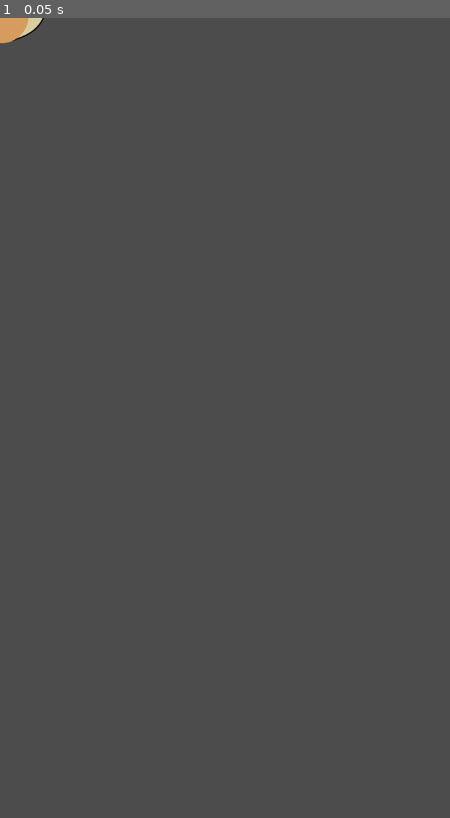
Above: before the commit, frame 1.
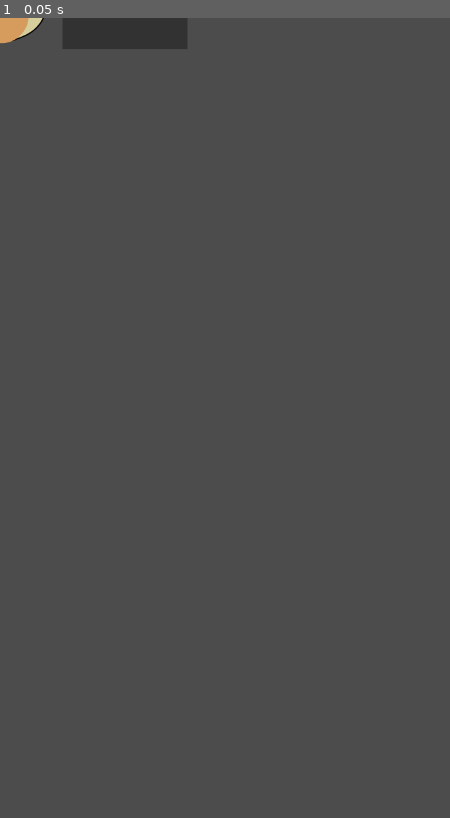
Above: after the commit, the same moment.

Repository: algch/bricks
Game: Godot game, scene res://player/player.tscn
Two runs of this game, one before a commit and one after it. Both use one fixed random seed, a clock stepped at 60 frames per second and the inputs below. This scene is started directly instead of the project's main scene.
Inputs:
- Up to frame 1 (0.05 s): no input

The runs differ from the first frame. In frame 1, 1.1% of the frame differs, in the area x 14-42%, y 0-4%.
Error before the commit: Parse Error: The method "pritn" isn't declared in the current class. (res://player/player.gd:13)
Error after the commit: Invalid get index 'is_player_turn' (on base: 'null instance'). (res://player/player.gd:52)

Commit message:
wip

Diff:
--- a/player/player.gd
+++ b/player/player.gd
@@ -10,11 +10,11 @@
 	is_player = player
 
 func _on_base_created():
-	pritn('base created')
+	print('base created')
 	bases += 1
 
 func _on_base_destroyed():
-	pritn('base destroyed')
+	print('base destroyed')
 	bases -= 1
 	if bases <= 0:
 		print('game over')
--- a/player/player.tscn
+++ b/player/player.tscn
@@ -29,14 +29,14 @@
 
 [sub_resource type="SpriteFrames" id=1]
 animations = [ {
+"frames": [ ExtResource( 22 ), ExtResource( 23 ), ExtResource( 20 ), ExtResource( 24 ), ExtResource( 3 ), ExtResource( 4 ), ExtResource( 5 ), ExtResource( 6 ), ExtResource( 7 ), ExtResource( 21 ), ExtResource( 9 ), ExtResource( 8 ), ExtResource( 10 ), ExtResource( 12 ), ExtResource( 11 ), ExtResource( 13 ) ],
+"loop": true,
+"name": "aim",
+"speed": 24.0
+}, {
 "frames": [ ExtResource( 15 ), ExtResource( 14 ), ExtResource( 1 ), ExtResource( 2 ), ExtResource( 16 ), ExtResource( 18 ), ExtResource( 17 ), ExtResource( 19 ) ],
 "loop": true,
 "name": "shoot",
-"speed": 24.0
-}, {
-"frames": [ ExtResource( 22 ), ExtResource( 23 ), ExtResource( 20 ), ExtResource( 24 ), ExtResource( 3 ), ExtResource( 4 ), ExtResource( 5 ), ExtResource( 6 ), ExtResource( 7 ), ExtResource( 21 ), ExtResource( 9 ), ExtResource( 8 ), ExtResource( 10 ), ExtResource( 12 ), ExtResource( 11 ), ExtResource( 13 ) ],
-"loop": true,
-"name": "aim",
 "speed": 24.0
 } ]
 
